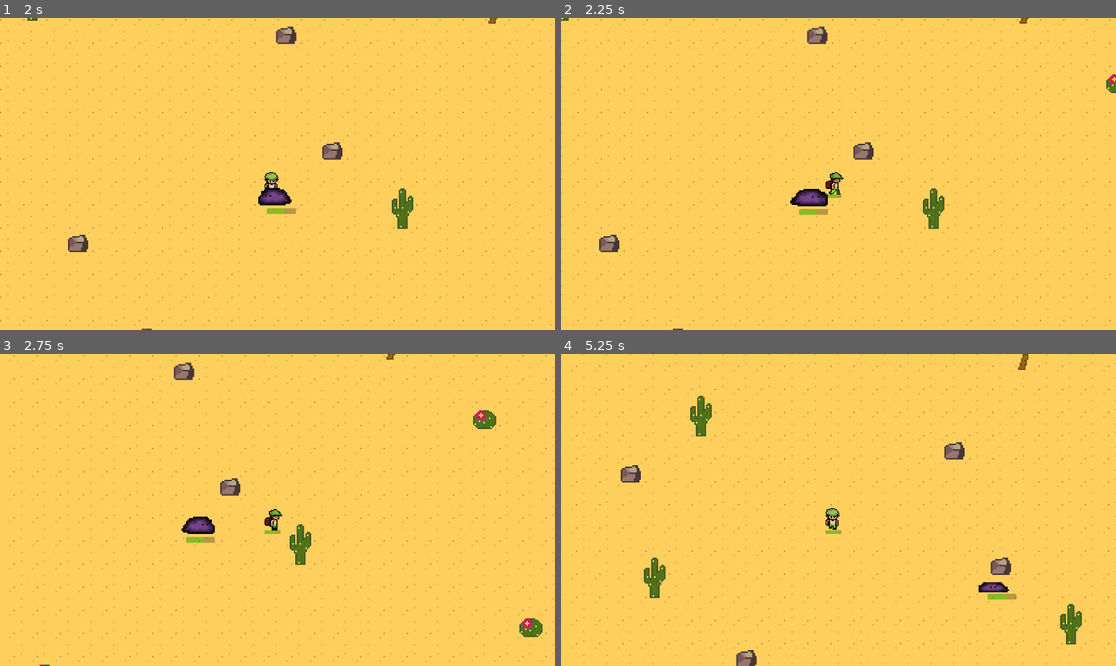
Above: before the commit, frames 1-4 (two rows, left to right).
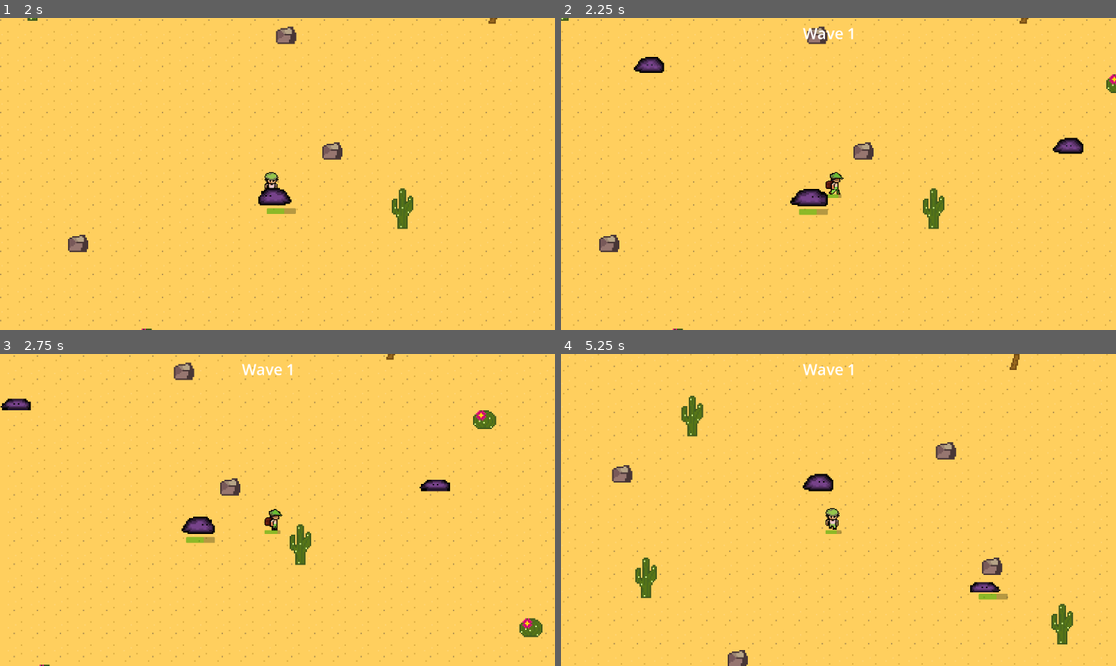
Above: after the commit, the same moments.

Repository: Overlord1304/Stormlock-Escape-2
Game: Godot game, scene res://scenes/main.tscn
Same seed, same stepped clock (60 frames per second), same inputs: the game is played once before the commit and once after it.
Inputs:
- Up to frame 1 (2 s): tap Enter at 0.5 s; hold Right (ui_right) 0.53-1.28 s; tap X (attack) at 0.6, 1.35 s; hold Down (ui_down) from 1.28 s (still down)
- Up to frame 2 (2.25 s): release Down (ui_down) at 2.03 s; hold Right (ui_right) from 2.03 s (still down); tap Alt at 2.1 s
- Up to frame 3 (2.75 s): keep holding Right (ui_right); tap X (attack) at 2.3 s
- Up to frame 4 (5.25 s): release Right (ui_right) at 2.78 s; hold Up (ui_up) 2.78-3.53 s; tap Shift at 2.85 s; tap X (attack) at 3.05, 3.6, 4.35 s; hold Left (ui_left) 3.53-5.03 s; hold Down (ui_down) from 5.03 s (still down); tap Alt at 5.1 s

Frame 1 is identical in both runs. In frame 2, 0.6% of the frame differs, in the area x 13-95%, y 3-44%; in frame 3, 0.5%; in frame 4, 5.5%, in the area x 0-100%, y 0-100%.

Commit message:
added wave system

Diff:
--- a/project.godot
+++ b/project.godot
@@ -26,6 +26,7 @@
 [global_group]
 
 player=""
+"spawn point"=""
 
 [input]
 
--- a/scenes/main.tscn
+++ b/scenes/main.tscn
@@ -1,9 +1,9 @@
 [gd_scene load_steps=10 format=4 uid="uid://egov8gpmx4rd"]
 
 [ext_resource type="PackedScene" uid="uid://bl1q7wod3c3q3" path="res://scenes/player.tscn" id="1_o5qli"]
-[ext_resource type="Script" uid="uid://cg6rdaj40khyb" path="res://scripts/player.gd" id="2_0wfyh"]
 [ext_resource type="Texture2D" uid="uid://oyf3x5vwmnkd" path="res://sprites/DesertTiles.png" id="3_sugp2"]
 [ext_resource type="PackedScene" uid="uid://c2rfsvpt32ies" path="res://scenes/purpleslime.tscn" id="4_jyhfs"]
+[ext_resource type="Script" uid="uid://ehxsgvn1u7u0" path="res://scripts/wave_manager.gd" id="4_tbgi4"]
 
 [sub_resource type="TileSetAtlasSource" id="TileSetAtlasSource_jyhfs"]
 texture = ExtResource("3_sugp2")
@@ -178,7 +178,6 @@
 
 [node name="player" parent="." instance=ExtResource("1_o5qli")]
 position = Vector2(455, 269)
-script = ExtResource("2_0wfyh")
 
 [node name="TileMapLayer" type="TileMapLayer" parent="."]
 z_index = -1
@@ -438,3 +437,163 @@
 
 [node name="purpleslime" parent="." instance=ExtResource("4_jyhfs")]
 position = Vector2(540, 366)
+
+[node name="SpawnPoints" type="Node2D" parent="."]
+
+[node name="left half" type="Node2D" parent="SpawnPoints"]
+
+[node name="Marker2D" type="Marker2D" parent="SpawnPoints/left half" groups=["spawn point"]]
+z_index = 6
+position = Vector2(58, 67)
+scale = Vector2(10, 10)
+
+[node name="Marker2D2" type="Marker2D" parent="SpawnPoints/left half" groups=["spawn point"]]
+z_index = 6
+position = Vector2(118, 150.00002)
+scale = Vector2(10, 10)
+
+[node name="Marker2D3" type="Marker2D" parent="SpawnPoints/left half" groups=["spawn point"]]
+z_index = 6
+position = Vector2(92, 256.99997)
+scale = Vector2(10, 10)
+
+[node name="Marker2D4" type="Marker2D" parent="SpawnPoints/left half" groups=["spawn point"]]
+z_index = 6
+position = Vector2(162, 316.99997)
+scale = Vector2(10, 10)
+
+[node name="Marker2D5" type="Marker2D" parent="SpawnPoints/left half" groups=["spawn point"]]
+z_index = 6
+position = Vector2(106.000015, 455.99994)
+scale = Vector2(10, 10)
+
+[node name="Marker2D6" type="Marker2D" parent="SpawnPoints/left half" groups=["spawn point"]]
+z_index = 6
+position = Vector2(157.00002, 535.99994)
+scale = Vector2(10, 10)
+
+[node name="Marker2D7" type="Marker2D" parent="SpawnPoints/left half" groups=["spawn point"]]
+z_index = 6
+position = Vector2(287, 567.9999)
+scale = Vector2(10, 10)
+
+[node name="Marker2D8" type="Marker2D" parent="SpawnPoints/left half" groups=["spawn point"]]
+z_index = 6
+position = Vector2(397, 534.9999)
+scale = Vector2(10, 10)
+
+[node name="Marker2D9" type="Marker2D" parent="SpawnPoints/left half" groups=["spawn point"]]
+z_index = 6
+position = Vector2(377.00003, 438.99988)
+scale = Vector2(10, 10)
+
+[node name="Marker2D10" type="Marker2D" parent="SpawnPoints/left half" groups=["spawn point"]]
+z_index = 6
+position = Vector2(380, 307.9999)
+scale = Vector2(10, 10)
+
+[node name="Marker2D11" type="Marker2D" parent="SpawnPoints/left half" groups=["spawn point"]]
+z_index = 6
+position = Vector2(420, 236.99992)
+scale = Vector2(10, 10)
+
+[node name="Marker2D12" type="Marker2D" parent="SpawnPoints/left half" groups=["spawn point"]]
+z_index = 6
+position = Vector2(376, 142.99992)
+scale = Vector2(10, 10)
+
+[node name="Marker2D13" type="Marker2D" parent="SpawnPoints/left half" groups=["spawn point"]]
+z_index = 6
+position = Vector2(430, 78.99995)
+scale = Vector2(10, 10)
+
+[node name="Marker2D14" type="Marker2D" parent="SpawnPoints/left half" groups=["spawn point"]]
+z_index = 6
+position = Vector2(274.00003, 78.99995)
+scale = Vector2(10, 10)
+
+[node name="right half" type="Node2D" parent="SpawnPoints"]
+position = Vector2(650, 0)
+
+[node name="Marker2D" type="Marker2D" parent="SpawnPoints/right half" groups=["spawn point"]]
+z_index = 6
+position = Vector2(58, 67)
+scale = Vector2(10, 10)
+
+[node name="Marker2D2" type="Marker2D" parent="SpawnPoints/right half" groups=["spawn point"]]
+z_index = 6
+position = Vector2(118, 150.00002)
+scale = Vector2(10, 10)
+
+[node name="Marker2D3" type="Marker2D" parent="SpawnPoints/right half" groups=["spawn point"]]
+z_index = 6
+position = Vector2(60, 292.99994)
+scale = Vector2(10, 10)
+
+[node name="Marker2D4" type="Marker2D" parent="SpawnPoints/right half" groups=["spawn point"]]
+z_index = 6
+position = Vector2(162, 316.99997)
+scale = Vector2(10, 10)
+
+[node name="Marker2D5" type="Marker2D" parent="SpawnPoints/right half" groups=["spawn point"]]
+z_index = 6
+position = Vector2(106.000015, 455.99994)
+scale = Vector2(10, 10)
+
+[node name="Marker2D6" type="Marker2D" parent="SpawnPoints/right half" groups=["spawn point"]]
+z_index = 6
+position = Vector2(157.00002, 535.99994)
+scale = Vector2(10, 10)
+
+[node name="Marker2D7" type="Marker2D" parent="SpawnPoints/right half" groups=["spawn point"]]
+z_index = 6
+position = Vector2(287, 567.9999)
+scale = Vector2(10, 10)
+
+[node name="Marker2D8" type="Marker2D" parent="SpawnPoints/right half" groups=["spawn point"]]
+z_index = 6
+position = Vector2(397, 534.9999)
+scale = Vector2(10, 10)
+
+[node name="Marker2D9" type="Marker2D" parent="SpawnPoints/right half" groups=["spawn point"]]
+z_index = 6
+position = Vector2(377.00003, 438.99988)
+scale = Vector2(10, 10)
+
+[node name="Marker2D10" type="Marker2D" parent="SpawnPoints/right half" groups=["spawn point"]]
+z_index = 6
+position = Vector2(380, 307.9999)
+scale = Vector2(10, 10)
+
+[node name="Marker2D11" type="Marker2D" parent="SpawnPoints/right half" groups=["spawn point"]]
+z_index = 6
+position = Vector2(420, 236.99992)
+scale = Vector2(10, 10)
+
+[node name="Marker2D12" type="Marker2D" parent="SpawnPoints/right half" groups=["spawn point"]]
+z_index = 6
+position = Vector2(376, 142.99992)
+scale = Vector2(10, 10)
+
+[node name="Marker2D13" type="Marker2D" parent="SpawnPoints/right half" groups=["spawn point"]]
+z_index = 6
+position = Vector2(430, 78.99995)
+scale = Vector2(10, 10)
+
+[node name="Marker2D14" type="Marker2D" parent="SpawnPoints/right half" groups=["spawn point"]]
+z_index = 6
+position = Vector2(274.00003, 78.99995)
+scale = Vector2(10, 10)
+
+[node name="WaveManager" type="Node2D" parent="."]
+script = ExtResource("4_tbgi4")
+enemy_scene = ExtResource("4_jyhfs")
+
+[node name="ui" type="CanvasLayer" parent="."]
+
+[node name="WaveLabel" type="Label" parent="ui"]
+offset_left = 502.0
+offset_top = 9.0
+offset_right = 609.0
+offset_bottom = 55.0
+theme_override_font_sizes/font_size = 32
--- a/scenes/player.tscn
+++ b/scenes/player.tscn
@@ -249,7 +249,7 @@
 "duration": 1.0,
 "texture": SubResource("AtlasTexture_bj30b")
 }],
-"loop": true,
+"loop": false,
 "name": &"attack_left",
 "speed": 10.0
 }, {
@@ -269,7 +269,7 @@
 "duration": 1.0,
 "texture": SubResource("AtlasTexture_cs1tg")
 }],
-"loop": true,
+"loop": false,
 "name": &"attack_right",
 "speed": 10.0
 }, {
@@ -289,7 +289,7 @@
 "duration": 1.0,
 "texture": SubResource("AtlasTexture_g5jhy")
 }],
-"loop": true,
+"loop": false,
 "name": &"attack_up",
 "speed": 10.0
 }, {
@@ -439,7 +439,7 @@
 position = Vector2(-2, 4.5)
 scale = Vector2(0.6875, 0.65625006)
 sprite_frames = SubResource("SpriteFrames_ur7pv")
-animation = &"death_right"
+animation = &"attack_up"
 
 [node name="CollisionShape2D" type="CollisionShape2D" parent="."]
 position = Vector2(-3, 6)
--- a/scenes/purpleslime.tscn
+++ b/scenes/purpleslime.tscn
@@ -107,11 +107,11 @@
 [sub_resource type="CircleShape2D" id="CircleShape2D_ludtu"]
 radius = 98.005104
 
-[sub_resource type="CircleShape2D" id="CircleShape2D_ck05h"]
-radius = 12.0415945
+[sub_resource type="RectangleShape2D" id="RectangleShape2D_ck05h"]
+size = Vector2(25, 14)
 
-[sub_resource type="CircleShape2D" id="CircleShape2D_hojqu"]
-radius = 12.0
+[sub_resource type="RectangleShape2D" id="RectangleShape2D_ludtu"]
+size = Vector2(22, 14)
 
 [node name="CharacterBody2D" type="CharacterBody2D"]
 script = ExtResource("1_ck05h")
@@ -133,11 +133,12 @@
 [node name="hitbox" type="Area2D" parent="."]
 
 [node name="right" type="CollisionShape2D" parent="hitbox"]
-shape = SubResource("CircleShape2D_ck05h")
+position = Vector2(-0.5, -1)
+shape = SubResource("RectangleShape2D_ck05h")
 
 [node name="left" type="CollisionShape2D" parent="hitbox"]
-position = Vector2(-6, 0)
-shape = SubResource("CircleShape2D_hojqu")
+position = Vector2(-7, -1)
+shape = SubResource("RectangleShape2D_ludtu")
 
 [node name="take_damage_cooldown" type="Timer" parent="."]
 wait_time = 0.5
--- a/scripts/enemy.gd
+++ b/scripts/enemy.gd
@@ -6,7 +6,7 @@
 var health = 80
 var player_inattack_zone = false
 var can_take_damage = true
-
+signal died
 func _physics_process(delta) -> void:
 	update_health()
 	deal_with_damage()
@@ -63,6 +63,7 @@
 			$take_damage_cooldown.start()
 			can_take_damage = false
 			if health <= 0:
+				died.emit()
 				self.queue_free()
 
 
--- /dev/null
+++ b/scripts/wave_manager.gd
@@ -0,0 +1,48 @@
+extends Node
+
+@export var enemy_scene: PackedScene
+@export var enemies_per_wave := 5
+@export var time_between_waves := 3.0
+
+var current_wave := 0
+var enemies_alive := 0
+
+var available_spawns: Array = []
+
+@onready var wave_label := get_parent().get_node("ui/WaveLabel")
+@onready var spawn_points := get_tree().get_nodes_in_group("spawn point")
+
+func _ready():
+	await get_tree().create_timer(2).timeout
+	start_next_wave()
+
+func start_next_wave():
+	current_wave += 1
+	wave_label.text = "Wave " + str(current_wave)
+
+	enemies_alive = enemies_per_wave + current_wave * 2
+
+	# Copy spawn points so we can remove used ones
+	available_spawns = spawn_points.duplicate()
+
+	for i in enemies_alive:
+		if available_spawns.is_empty():
+			break # no more safe spawn points
+		spawn_enemy()
+
+func spawn_enemy():
+	var spawn = available_spawns.pick_random()
+	available_spawns.erase(spawn)
+
+	var enemy = enemy_scene.instantiate()
+	enemy.global_position = spawn.global_position
+	get_parent().add_child(enemy)
+
+	enemy.died.connect(_on_enemy_died)
+
+func _on_enemy_died():
+	enemies_alive -= 1
+
+	if enemies_alive <= 0:
+		await get_tree().create_timer(time_between_waves).timeout
+		start_next_wave()
Not shown, added: scripts/wave_manager.gd.uid
